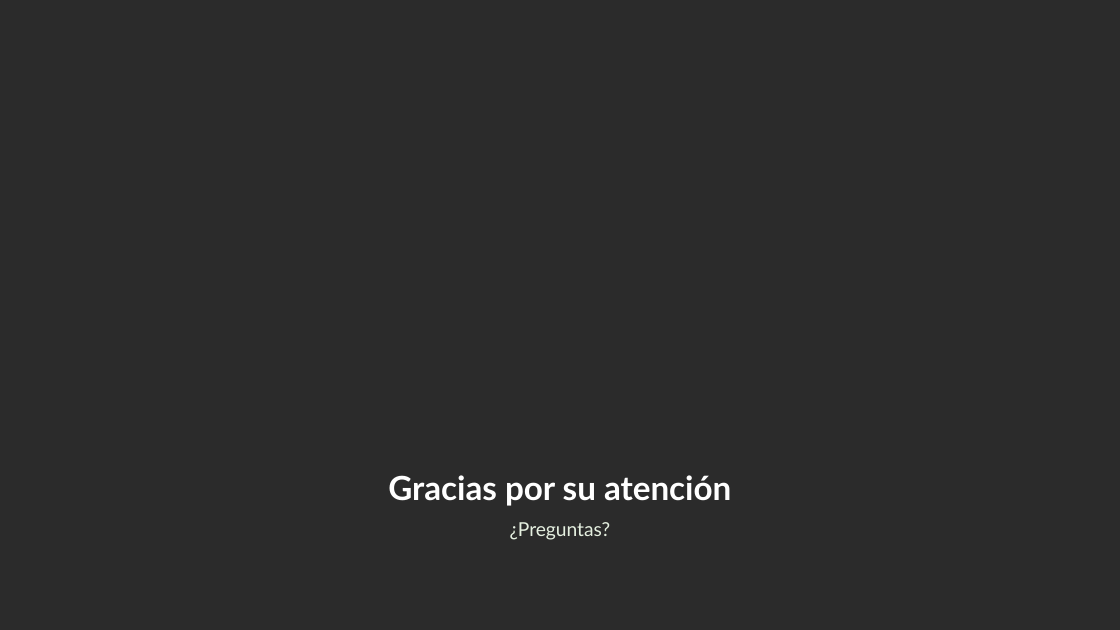
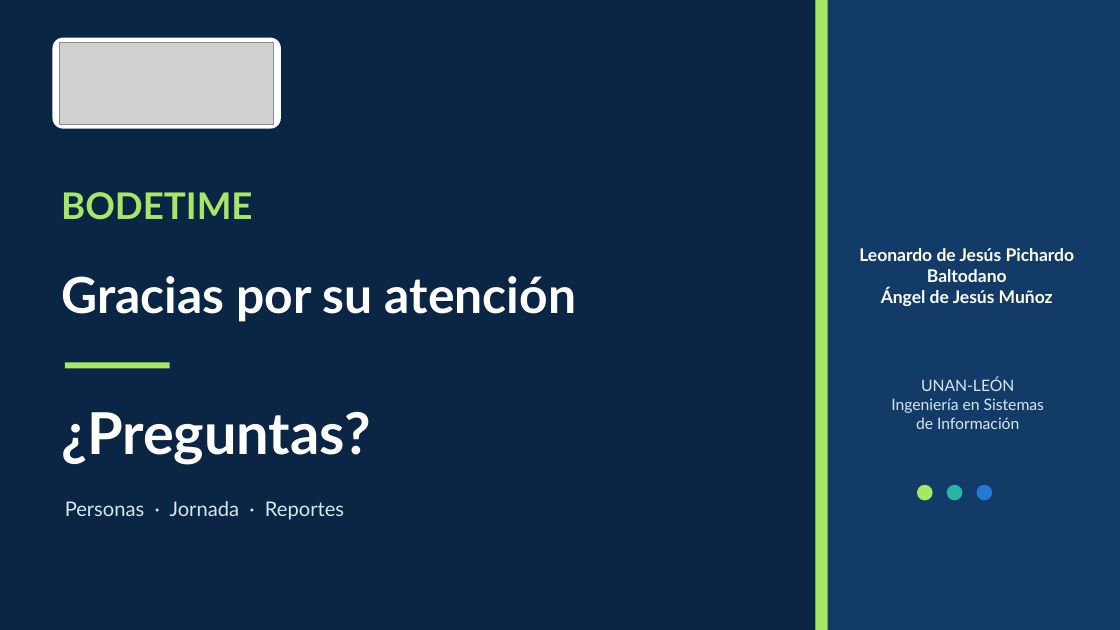
Before and after one commit to leonardo236/BODETIME, a slide deck: slide 7 of Material_Defensa/BODETIME_Presentacion_Defensa_2026.pptx. Drawn at 1120x630 pixels with LibreOffice and Linux fonts; fonts in the diff are those of the drawing; grey boxes stand for pictures; background and template pictures are left out; a plain dark background stands for a picture behind light text. Boxes give left, top, right and bottom in pixels: in the first picture for what was removed or moved away, otherwise in the second. Text is boxed around its words. In the diff, an @@ line names an element or a change of style, - is before the commit and + after.

Commit message:
Redesign BODETIME defense presentation

```diff
--- a/Material_Defensa/BODETIME_Presentacion_Defensa_2026.pptx
+++ b/Material_Defensa/BODETIME_Presentacion_Defensa_2026.pptx
@@ background picture (left out) to #0B2545 @@
@@ rectangle added at bbox=[816, 0, 1120, 630], fill #123B68 @@
@@ rectangle added at bbox=[816, 0, 828, 630], fill #A7E766 @@
@@ rounded rectangle added at bbox=[52, 38, 281, 129], fill #FFFFFF @@
@@ picture added at bbox=[60, 42, 274, 124] @@
@@ text added at bbox=[61, 192, 252, 220], 31.5 pt, text #A7E766, bold @@
+BODETIME
@@ text "Gracias por su atención": place and size @@
-text "Gracias por su atención" at bbox=[388, 475, 731, 506]
+text "Gracias por su atención" at bbox=[61, 276, 576, 322]
@@ text "Gracias por su atención" at bbox=[61, 276, 576, 322]: size 28.5 to 42.8 pt; alignment centre to left @@
@@ text added at bbox=[859, 248, 1075, 306], 15 pt, text #FFFFFF, bold @@
+Leonardo de Jesús Pichardo Baltodano
+Ángel de Jesús Muñoz
@@ rectangle added at bbox=[65, 362, 170, 368], fill #A7E766 @@
@@ text added at bbox=[891, 377, 1044, 429], 13.5 pt, text #D6E5F4 @@
+UNAN-LEÓN
+Ingeniería en Sistemas
+de Información
@@ text "¿Preguntas?": place and size @@
-text "¿Preguntas?" at bbox=[510, 522, 611, 540]
+text "¿Preguntas?" at bbox=[61, 411, 370, 464]
@@ text "¿Preguntas?" at bbox=[61, 411, 370, 464]: size 16.5 to 49.5 pt, text colour #E5F0E0 to #FFFFFF, bold on; alignment centre to left @@
@@ text added at bbox=[65, 501, 344, 520], 17.2 pt, text #D6E5F4 @@
+Personas · Jornada · Reportes
@@ rounded rectangle added at bbox=[918, 485, 933, 501], fill #A7E766 @@
@@ rounded rectangle added at bbox=[947, 485, 963, 501], fill #27B6A6 @@
@@ rounded rectangle added at bbox=[976, 485, 992, 501], fill #2677D8 @@
```
Also in this commit, not shown: 2 other slides changed, 4 slides added, 4 slides removed.
